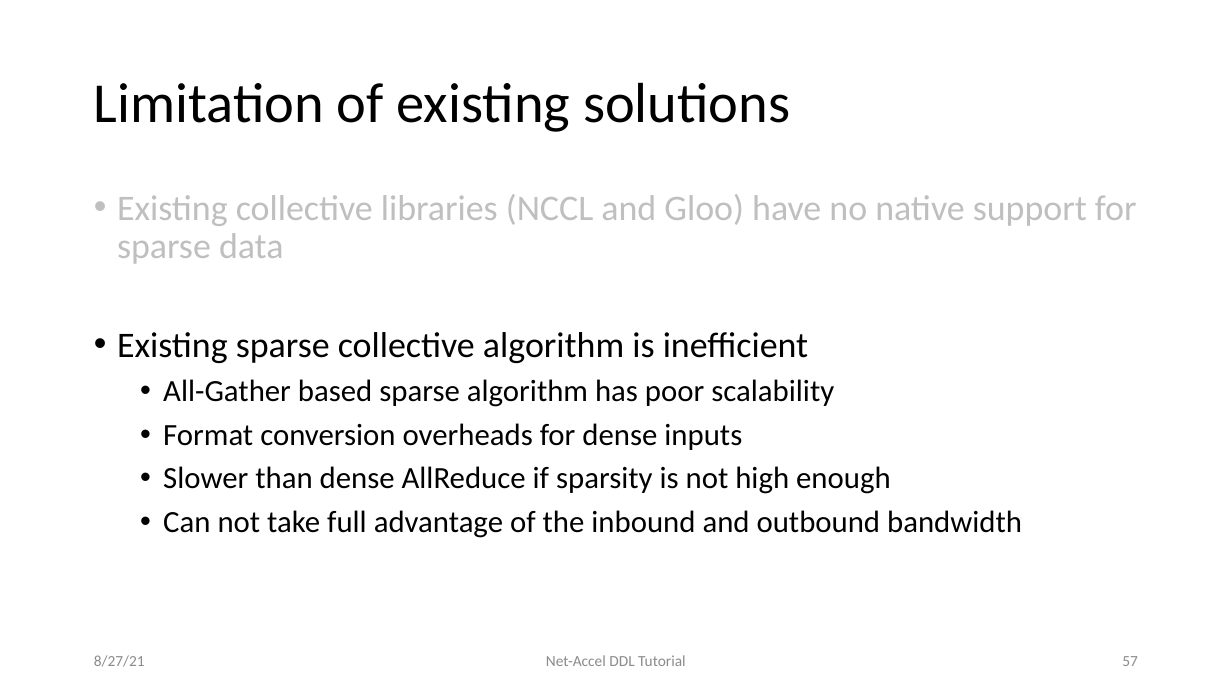
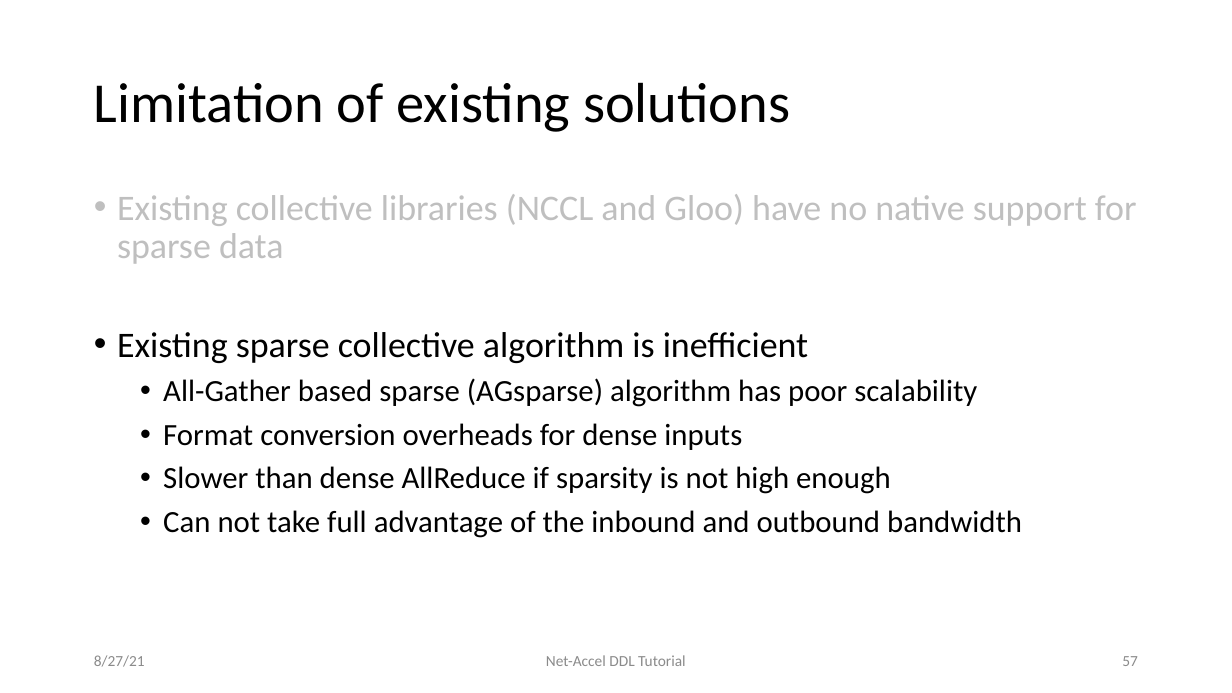
Before and after one commit to sands-lab/net-accel-dl-tutorial-sigcomm21, a slide deck: slide 5 of 3-omnireduce.pptx. Drawn at 1232x693 pixels with LibreOffice and Linux fonts; fonts in the diff are those of the drawing. Boxes give left, top, right and bottom in pixels: in the first picture for what was removed or moved away, otherwise in the second. Text is boxed around its words. In the diff, an @@ line names an element or a change of style, - is before the commit and + after.

Commit message:
fix

```diff
--- a/3-omnireduce.pptx
+++ b/3-omnireduce.pptx
@@ text at (163,378,977,407): text changed @@
-  • All-Gather based sparse algorithm has poor scalability
+  • All-Gather based sparse (AGsparse) algorithm has poor scalability
```
Also in this commit, not shown: 6 other slides changed.
